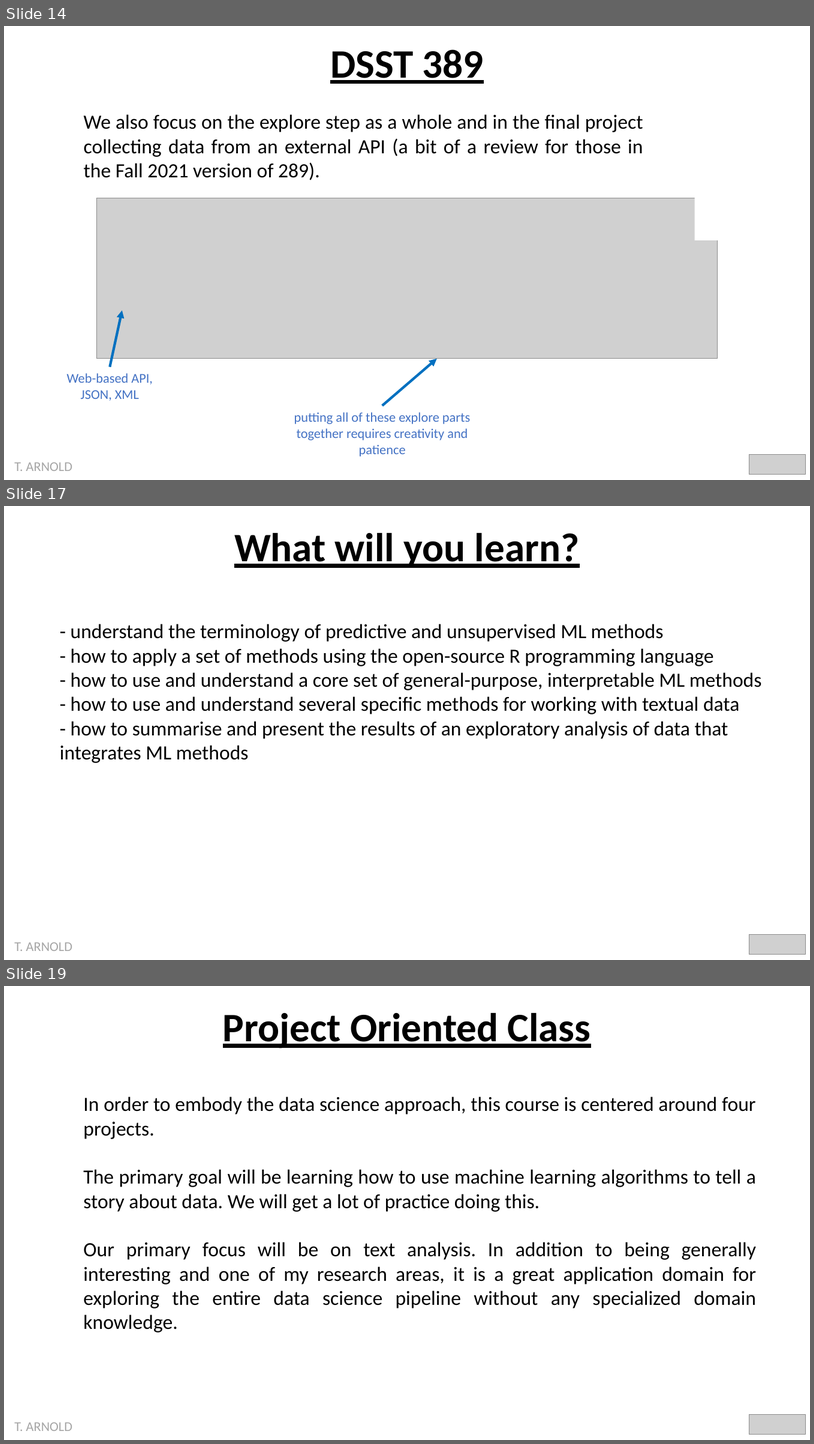
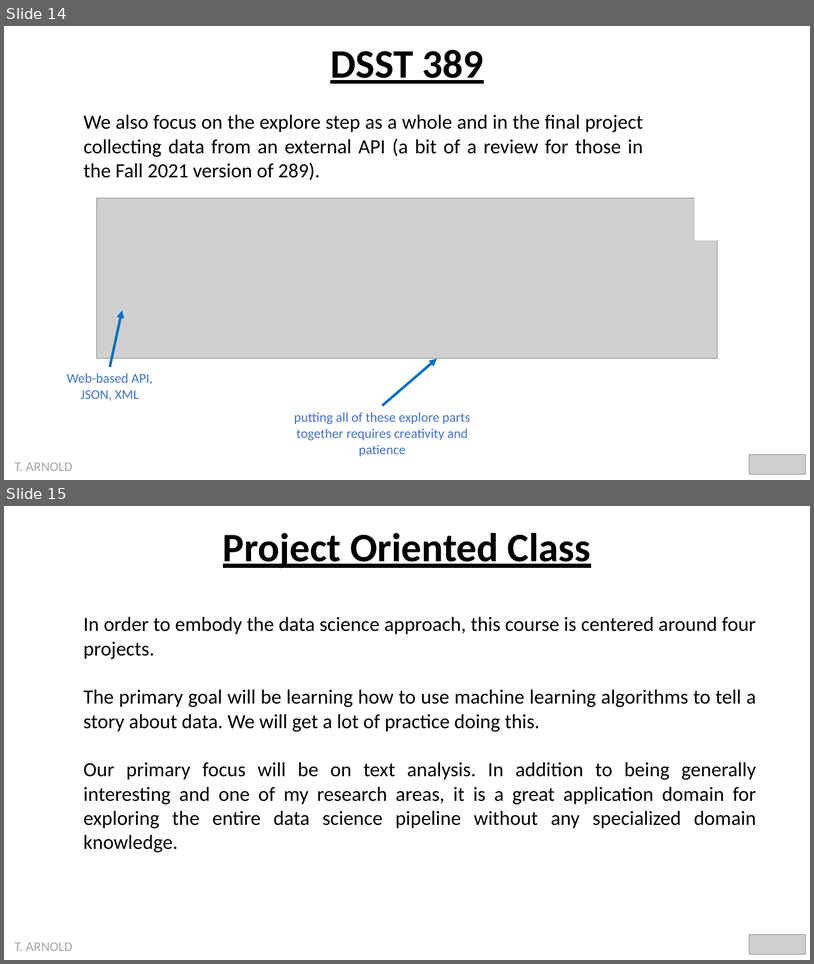
Before and after one commit to statsmaths/dsst389-s23, a slide deck: pslides/00_intro.pptx. Shown one above the other, each under a label of ours: slides 14, 17 and 19 before the commit, slides 14 and 15 after it; the slides between them are not shown. The pictures are 814x1444 and 814x964 pixels, drawn with LibreOffice and Linux fonts; fonts in the diff are those of the drawing; grey boxes stand for pictures. Boxes give left, top, right and bottom in pixels: in the first picture for what was removed or moved away, otherwise in the second. Text is boxed around its words. In the diff, an @@ line names an element or a change of style, - is before the commit and + after.

```diff
--- a/pslides/00_intro.pptx
+++ b/pslides/00_intro.pptx
@@ slide 17 removed at [4, 506, 810, 960], background #FFFFFF @@
@@ text removed at [234, 533, 579, 568] @@
-What will you learn?
@@ text removed at [60, 624, 762, 763] @@
-- understand the terminology of predictive and unsupervised ML methods
-- how to apply a set of methods using the open-source R programming language
-- how to use and understand a core set of general-purpose, interpretable ML methods
-- how to use and understand several specific methods for working with textual data
-- how to summarise and present the results of an exploratory analysis of data that integrates ML methods
@@ picture removed at [749, 934, 806, 954] @@
@@ text removed at [14, 942, 72, 951] @@
-T. ARNOLD
@@ what was slide 19 is now slide 15 @@
```
Also in this commit, not shown: 3 slides changed, 3 other slides removed, 3 other files.
